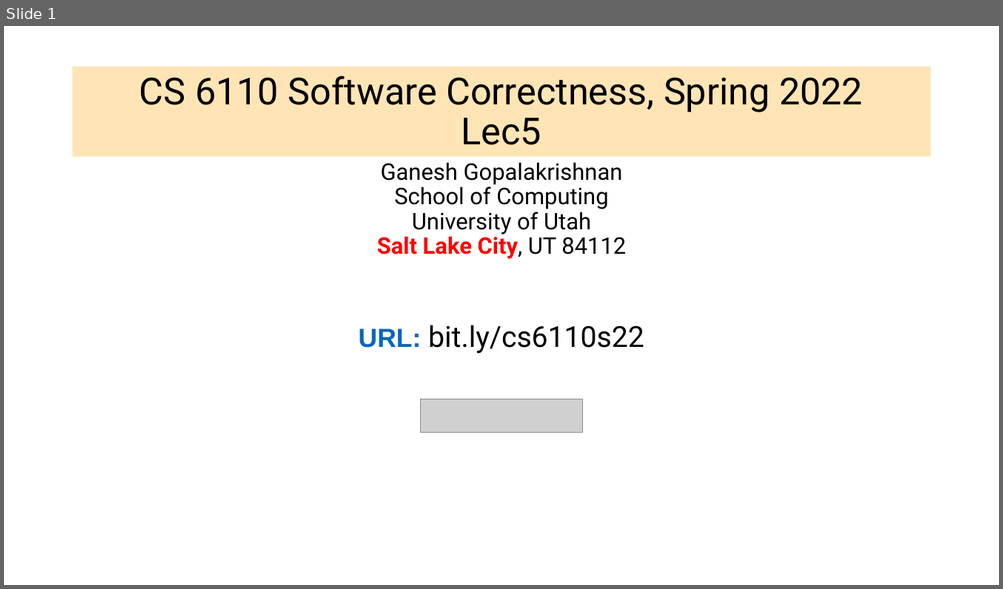
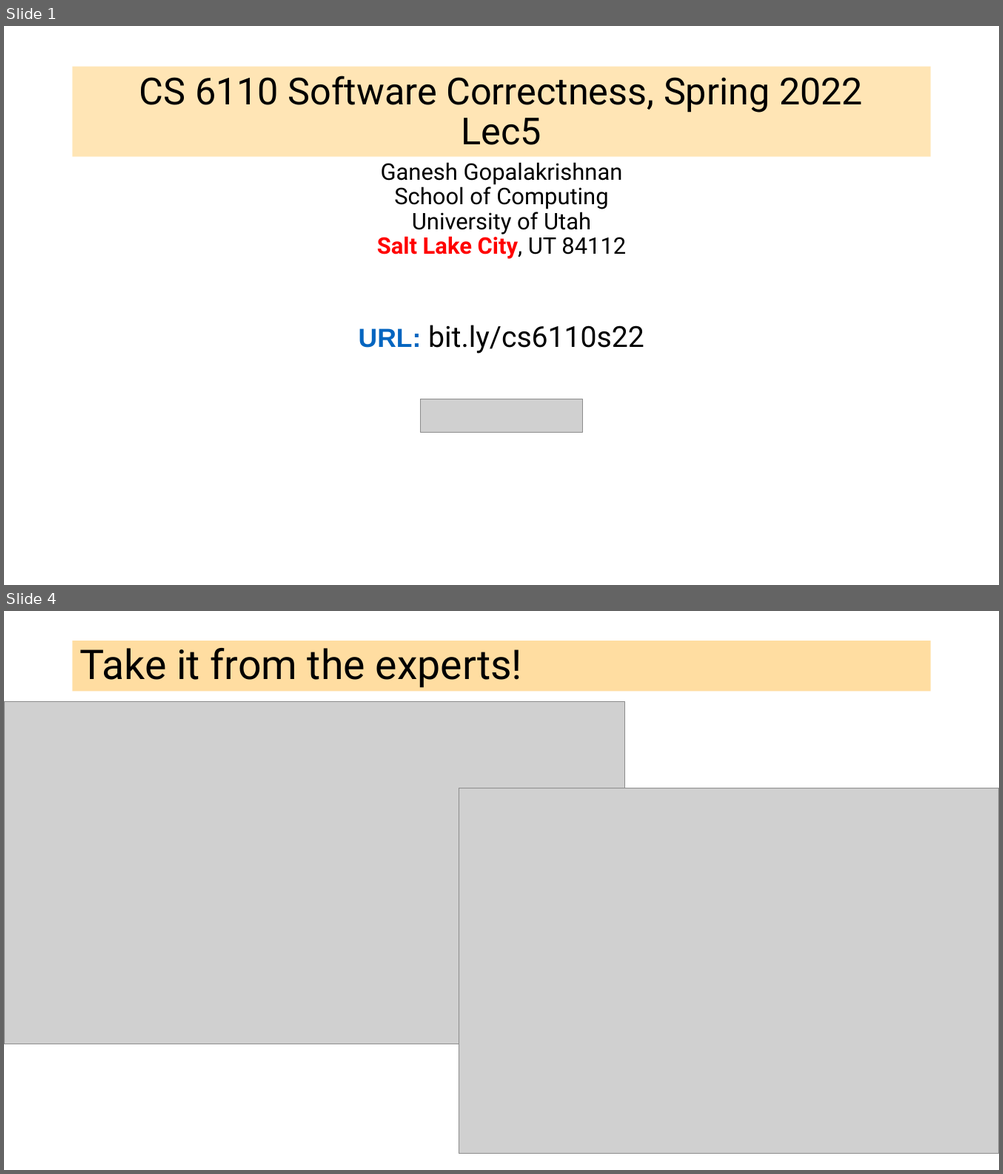
Before and after one commit to ganeshutah/cs6110s22, a slide deck: Lec5/Lec5.pptx. Shown one above the other, each under a label of ours: slide 1 before the commit, slides 1 and 4 after it; the slides between them are not shown. The pictures are 1003x589 and 1003x1174 pixels, drawn with LibreOffice and Linux fonts; fonts in the diff are those of the drawing; grey boxes stand for pictures. Boxes give left, top, right and bottom in pixels: in the first picture for what was removed or moved away, otherwise in the second. Text is boxed around its words. In the diff, an @@ line names an element or a change of style, - is before the commit and + after.

```diff
--- a/Lec5/Lec5.pptx
+++ b/Lec5/Lec5.pptx
@@ slide 4 added at <box>4,611,999,1170</box>, background #FFFFFF @@
@@ title added at <box>73,641,930,692</box>, fill #FFBD47 at 51% opacity, 39.6 pt, text #000000 @@
+Take it from the experts!
@@ picture added at <box>4,702,625,1045</box> @@
@@ picture added at <box>459,788,999,1154</box> @@
```
Also in this commit, not shown: 1 slide changed, 1 other slide added.
